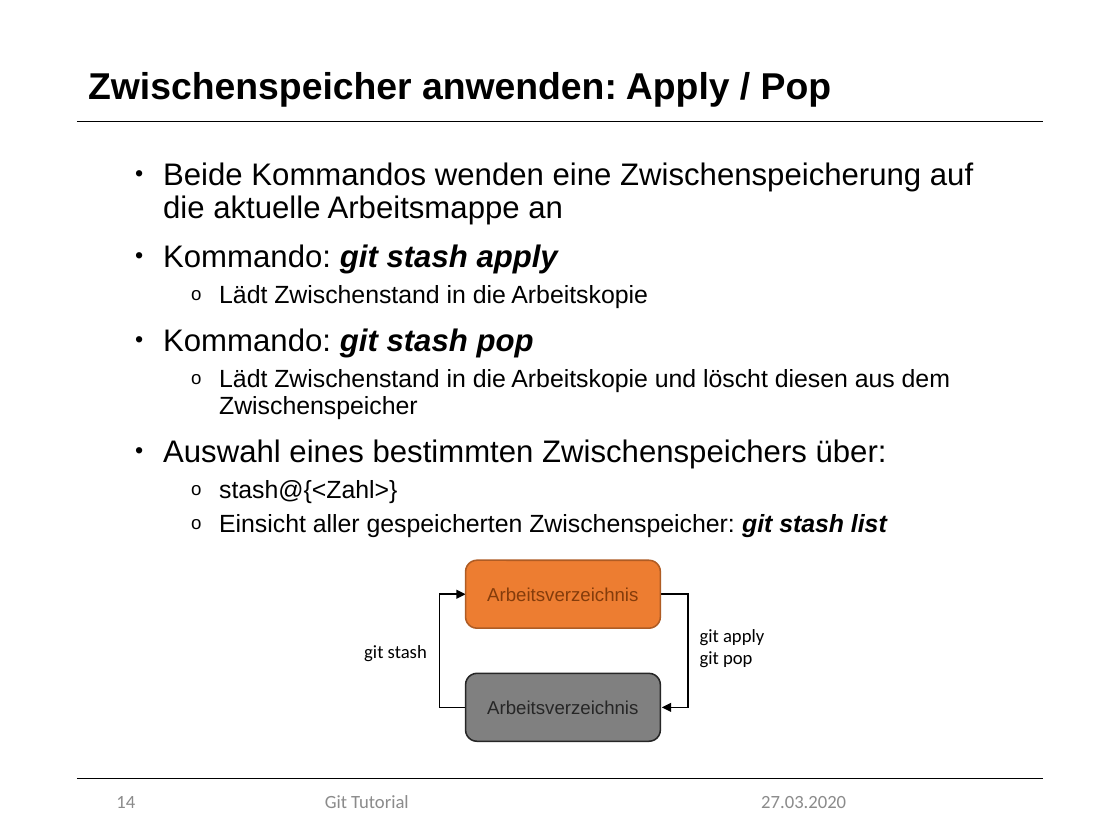
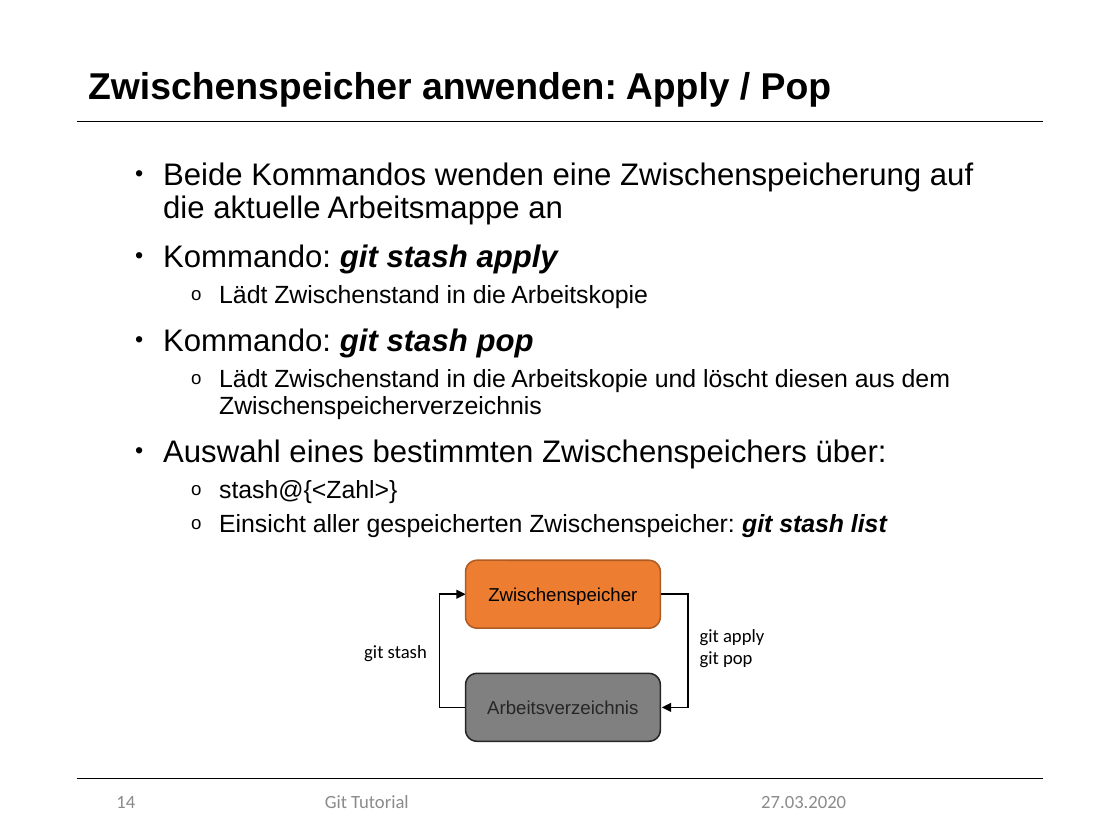
Before and after one commit to marcretzlaff/projektarbeit, a slide deck: slide 14 of Präsentation-90min/Präsentation-90min.pptx. Drawn at 1120x840 pixels with LibreOffice and Linux fonts; fonts in the diff are those of the drawing; background and template pictures are left out. Boxes give left, top, right and bottom in pixels: in the first picture for what was removed or moved away, otherwise in the second. Text is boxed around its words. In the diff, an @@ line names an element or a change of style, - is before the commit and + after.

```diff
--- a/Präsentation-90min/Präsentation-90min.pptx
+++ b/Präsentation-90min/Präsentation-90min.pptx
@@ text at (x1=219, y1=369, x2=950, y2=419): text changed @@
-  o Lädt Zwischenstand in die Arbeitskopie und löscht diesen aus dem Zwischenspeicher
+  o Lädt Zwischenstand in die Arbeitskopie und löscht diesen aus dem Zwischenspeicherverzeichnis
@@ text in rounded rectangle at (x1=488, y1=587, x2=637, y2=605): text changed; text colour #843C0B to #000000 @@
-Arbeitsverzeichnis
+Zwischenspeicher
```
Also in this commit, not shown: 21 other slides changed, 2 slides added, 2 slides removed, 1 other file.
